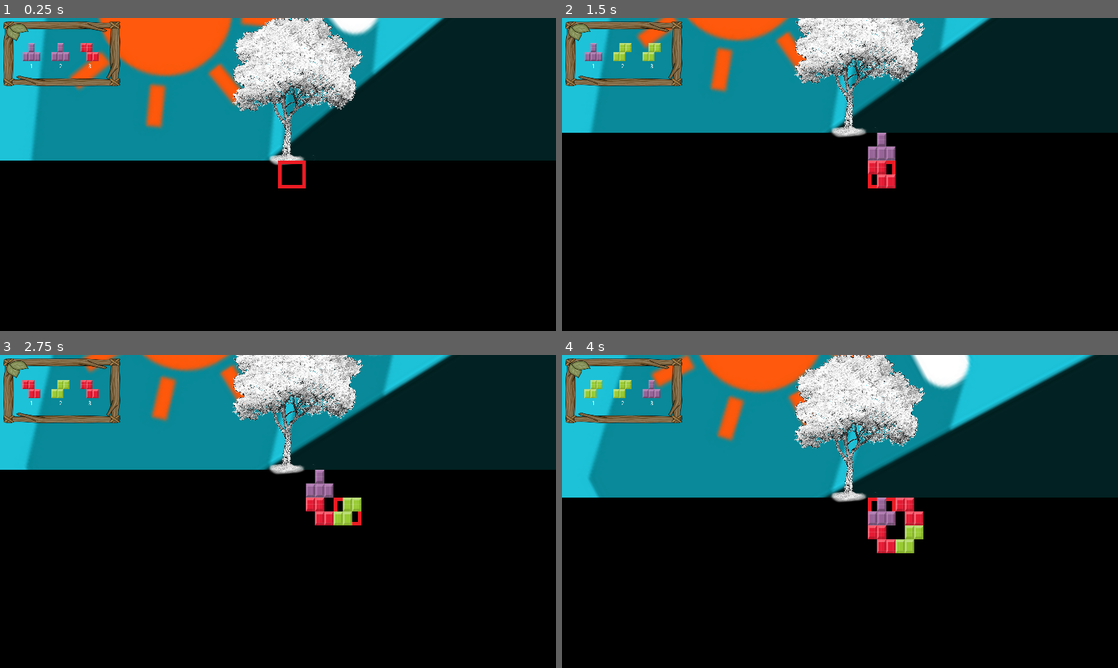
Above: before the commit, frames 1-4 (two rows, left to right).
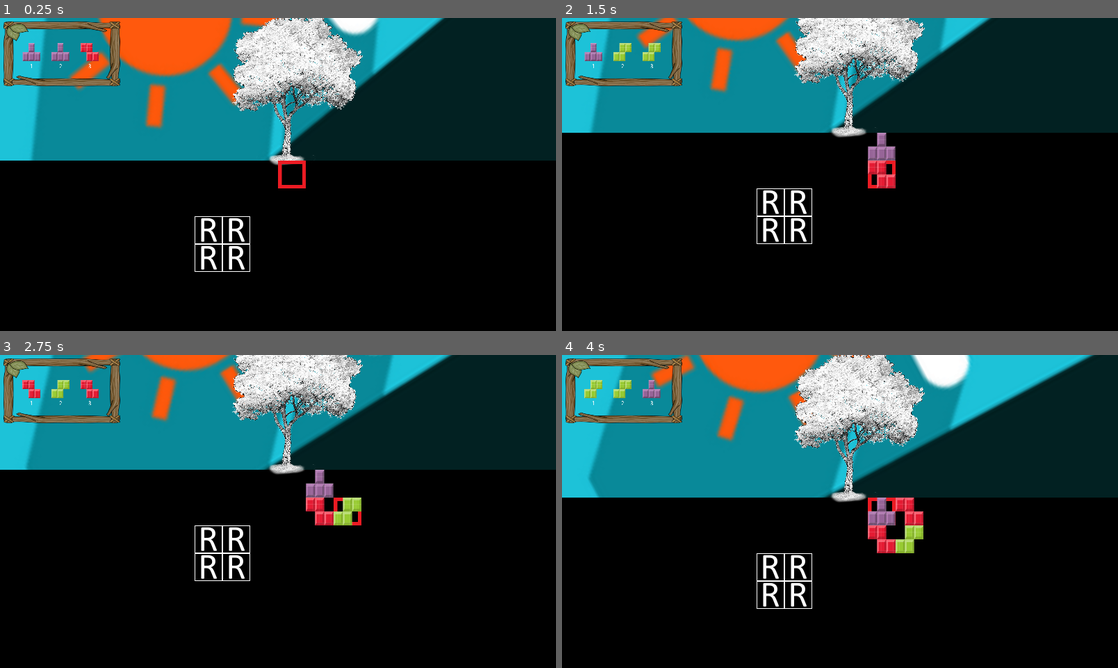
Above: after the commit, the same moments.

Repository: DEF-42/treeOfLife
Game: Godot game, scene res://Scenes/World.tscn
Same seed, same stepped clock (60 frames per second), same inputs: the game is played once before the commit and once after it. Before the commit the project starts from res://Scripts/World.tscn.
Inputs:
- Up to frame 1 (0.25 s): no input
- Up to frame 2 (1.5 s): hold Right (ui_right) 0.53-1.28 s; tap Keypad 1 (numpad_1) at 0.6 s; hold Down (ui_down) from 1.28 s (still down); tap Keypad 2 (numpad_2) at 1.35 s
- Up to frame 3 (2.75 s): release Down (ui_down) at 2.03 s; hold Right (ui_right) from 2.03 s (still down); tap Keypad 3 (numpad_3) at 2.1 s
- Up to frame 4 (4 s): release Right (ui_right) at 2.78 s; hold Up (ui_up) 2.78-3.53 s; tap Keypad 1 (numpad_1) at 2.85 s; hold Left (ui_left) from 3.53 s (still down); tap Keypad 2 (numpad_2) at 3.6 s

The runs differ from the first frame. In frame 1, 0.7% of the frame differs, in the area x 35-45%, y 63-82%; in frame 2, 0.7%; in frame 3, 0.7%; in frame 4, 0.7%.

Commit message:
create rock behavior

Diff:
--- a/Scenes/Underground/Grid.tscn
+++ b/Scenes/Underground/Grid.tscn
@@ -1,8 +1,9 @@
-[gd_scene load_steps=4 format=2]
+[gd_scene load_steps=5 format=2]
 
 [ext_resource path="res://Scripts/Underground/GridSelector.gd" type="Script" id=1]
 [ext_resource path="res://Assets/Underground/grid_selector.png" type="Texture" id=2]
 [ext_resource path="res://Scripts/Underground/Grid.gd" type="Script" id=3]
+[ext_resource path="res://Scenes/Underground/Items/Rock.tscn" type="PackedScene" id=4]
 
 [node name="Grid" type="Node2D"]
 script = ExtResource( 3 )
@@ -20,3 +21,24 @@
 current = true
 limit_left = -40
 limit_right = 1560
+
+[node name="RockGroup" type="Node2D" parent="."]
+position = Vector2( 560, 160 )
+__meta__ = {
+"_edit_group_": true
+}
+
+[node name="Rock" parent="RockGroup" instance=ExtResource( 4 )]
+
+[node name="Rock2" parent="RockGroup" instance=ExtResource( 4 )]
+position = Vector2( 0, 80 )
+
+[node name="Rock3" parent="RockGroup" instance=ExtResource( 4 )]
+position = Vector2( 80, 0 )
+
+[node name="Rock4" parent="RockGroup" instance=ExtResource( 4 )]
+position = Vector2( 80, 80 )
+
+[node name="RockTmp" parent="." instance=ExtResource( 4 )]
+visible = false
+position = Vector2( 640, 240 )
--- a/Scenes/Underground/Items/Rock.tscn
+++ b/Scenes/Underground/Items/Rock.tscn
@@ -1,3 +1,9 @@
-[gd_scene format=2]
+[gd_scene load_steps=2 format=2]
+
+[ext_resource path="res://Assets/Underground/placeholder_rock.png" type="Texture" id=1]
 
 [node name="Rock" type="Node2D"]
+
+[node name="Sprite" type="Sprite" parent="."]
+texture = ExtResource( 1 )
+centered = false
--- a/Scripts/World.tscn
+++ b/Scenes/World.tscn
@@ -1,6 +1,6 @@
 [gd_scene load_steps=9 format=2]
 
-[ext_resource path="res://Scenes/World.gd" type="Script" id=1]
+[ext_resource path="res://Scripts/World.gd" type="Script" id=1]
 [ext_resource path="res://Assets/placeholder_day_cycle.png" type="Texture" id=2]
 [ext_resource path="res://Scenes/Outside/Tree.tscn" type="PackedScene" id=3]
 [ext_resource path="res://Scenes/UI/RootSelector.tscn" type="PackedScene" id=4]
--- a/Scripts/Underground/Grid.gd
+++ b/Scripts/Underground/Grid.gd
@@ -3,7 +3,7 @@
 
 func _ready():
 	EVENTS.connect("create_root", self, "_on_create_root")
-
+	_register_rocks()
 
 func _on_create_root(texture: StreamTexture):
 	GAME.set_can_create_root(true)
@@ -14,3 +14,8 @@
 		add_child_below_node($".", sprite)
 		GAME.set_can_create_root(true)
 	else: GAME.set_can_create_root(false)
+
+func _register_rocks():
+	for rock in $RockGroup.get_children():
+		# Pourquoi il y a 500px qui trainent sur le y ?!
+		GAME._add_to_grid(Vector2(rock.global_position.x, rock.global_position.y - 500))
--- a/project.godot
+++ b/project.godot
@@ -11,7 +11,7 @@
 [application]
 
 config/name="TreeOfLife"
-run/main_scene="res://Scripts/World.tscn"
+run/main_scene="res://Scenes/World.tscn"
 config/icon="res://icon.png"
 
 [autoload]
Binary file added: Assets/Underground/placeholder_rock.png
Not shown, added: Assets/Underground/placeholder_rock.png.import
Renamed: Scenes/World.gd -> Scripts/World.gd
